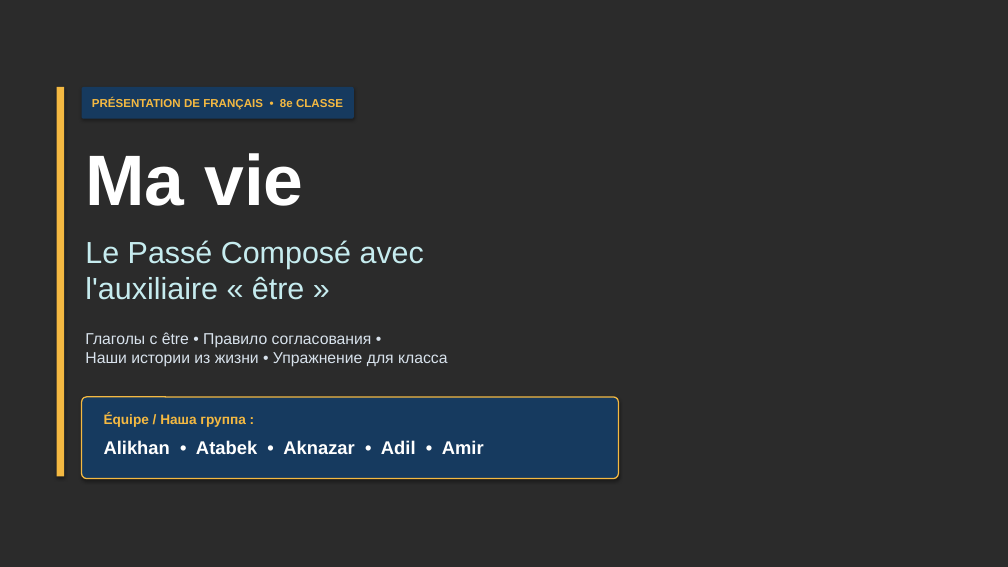
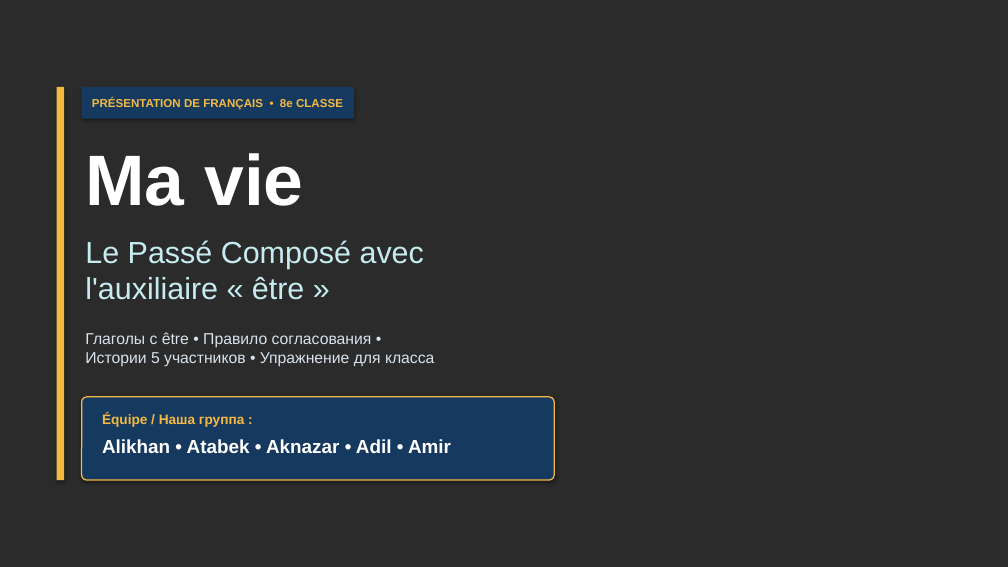
Before and after one commit to graz1p777dev/ma-vie-presentation, a slide deck: slide 1 of Ma_vie_Passe_Compose.pptx. Drawn at 1008x567 pixels with LibreOffice and Linux fonts; fonts in the diff are those of the drawing; background and template pictures are left out; a plain dark background stands for a picture behind light text. Boxes give left, top, right and bottom in pixels: in the first picture for what was removed or moved away, otherwise in the second. Text is boxed around its words. In the diff, an @@ line names an element or a change of style, - is before the commit and + after.

Commit message:
Include all facts on Alikhan's slide (doctor/programmer/niece/Issyk-Kul) and unify all 5 member slides

```diff
--- a/Ma_vie_Passe_Compose.pptx
+++ b/Ma_vie_Passe_Compose.pptx
@@ rectangle: place and size @@
-rectangle at box(57, 87, 64, 476)
+rectangle at box(57, 87, 64, 480)
@@ text at box(85, 332, 434, 367): text changed @@
-Глаголы с être • Правило согласования •
-Наши истории из жизни • Упражнение для класса
+Глаголы с être • Правило согласования •
+Истории 5 участников • Упражнение для класса
@@ rounded rectangle: place and size @@
-rounded rectangle at box(82, 397, 619, 479)
+rounded rectangle at box(82, 397, 554, 480)
@@ text "Équipe / Наша группа :" at box(102, 413, 451, 453): size 17.5 to 18 pt in "Alikhan • Atabek • Aknazar • Adil ..."; line spacing 1.22 to 1.18 @@
```
Also in this commit, not shown: 10 other slides changed, 1 slide removed, 2 other files.
